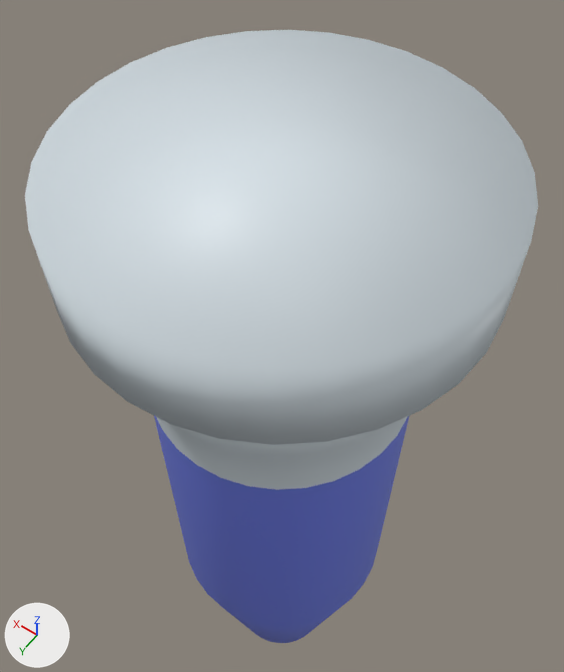
The FBX model Assets/Art/3D Models/vial.fbx as it was, and as the next commit left it.
The view is the same before and after, from a camera (50 mm lens) standing at (-0.019, 0.0264, 0.0949) and looking at (0.0053, -0.0077, 0.0413). The axes (+X, +Y, +Z) are drawn at lower left. The lights are the same throughout. Where no turn or scale is listed for an object, it has been applied to the vertices.

Objects in the first picture: 'Vial'.
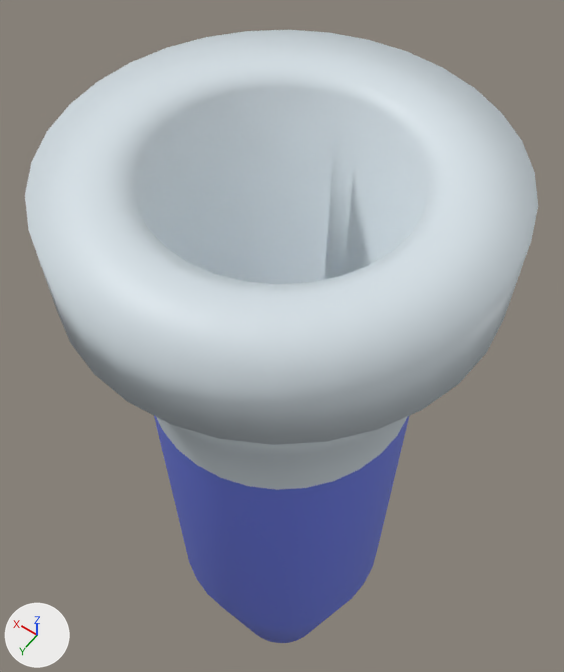
The newer file is also rescaled (x1.608), turned or shifted as a whole; pictures and numbers use the older file's frame.

What differs and where, as boxes (x1, y1, x2, y2) in the pictures (564 x 672 px):
part 1 of me_cylinder_012, built on: (53, 40, 524, 359) in both

The edits, one by one:
me_cylinder_012 is used by ob_vial; location (0.0, 0.0, 0.0).
me_cylinder_012 had 352 vertices, 322 faces and spanned x -0.0134..0.0134, y -0.0136..0.0132, z 0.0005..0.0676.
me_cylinder_012 now has 448 vertices, 418 faces and spans x -0.0134..0.0134, y -0.0136..0.0132, z 0.0005..0.0676.
Part 1, on me_cylinder_012:
1 face is deleted.
64 vertices are added at x -0.0093..0.0093, y -0.0095..0.0091, z 0.0493..0.0676.
32 new vertices lie (0.0, 0.0, 0.0178) away from vertices in x -0.0079..0.0079, y -0.0081..0.0077, z 0.0493.
96 new faces join them, mat_m_material_white (white #d7e1e7).
1 new face joins them, mat_m_vial_blue (blue #6e7ee7).
